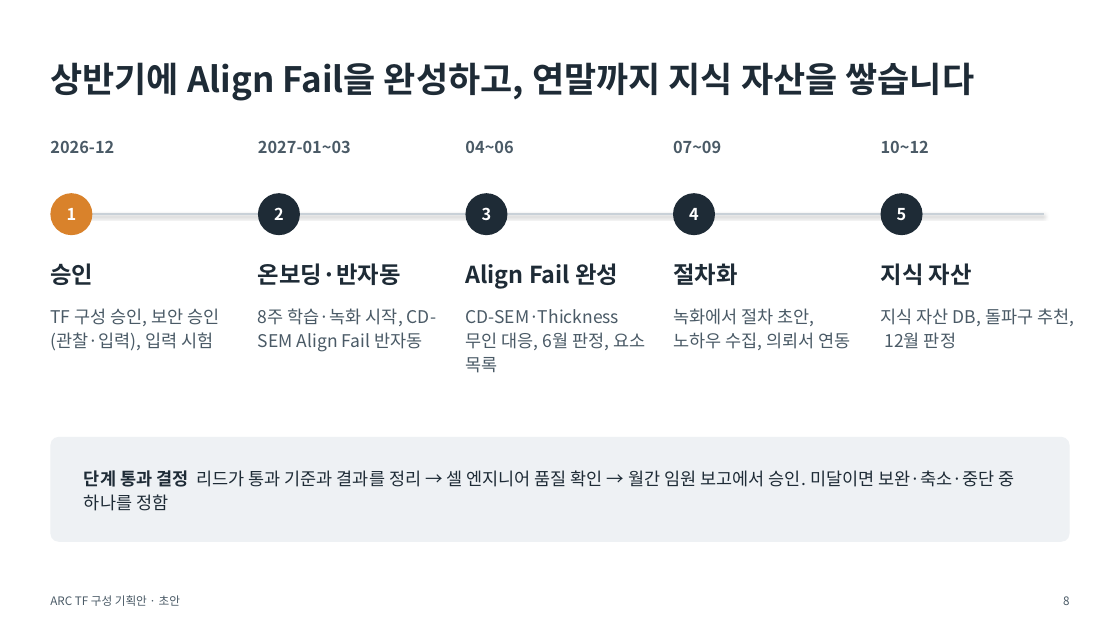
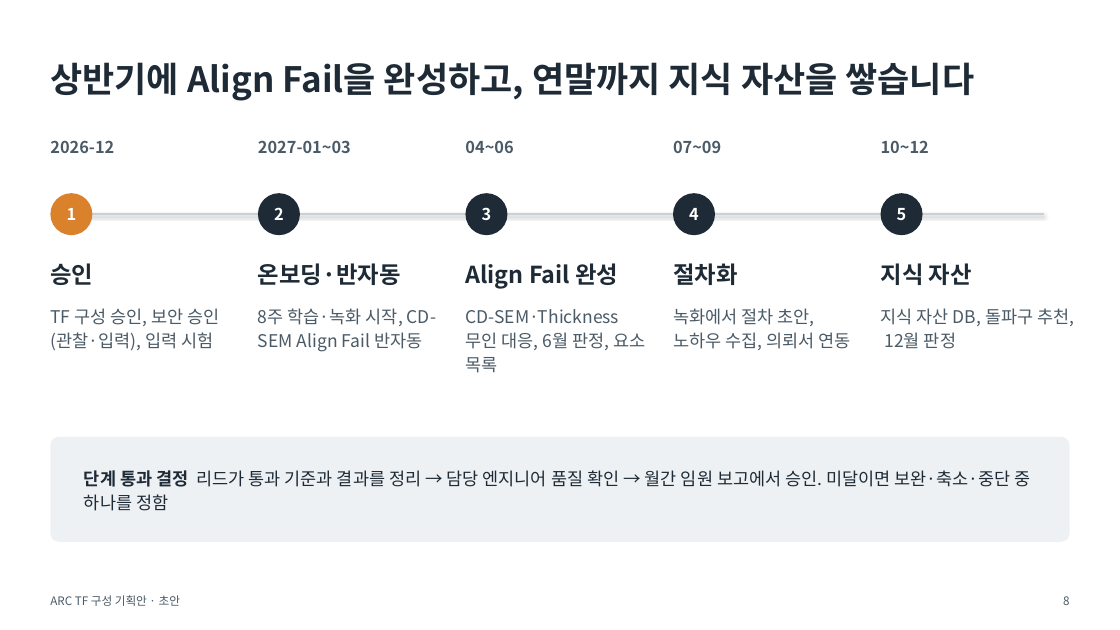
Before and after one commit to DarrenKoi/pm_notes, a slide deck: slide 8 of my-task/arc-tf/deliverables/arc-tf-proposal.pptx. Drawn at 1120x630 pixels with LibreOffice and Linux fonts; fonts in the diff are those of the drawing. Boxes give left, top, right and bottom in pixels: in the first picture for what was removed or moved away, otherwise in the second. Text is boxed around its words. In the diff, an @@ line names an element or a change of style, - is before the commit and + after.

```diff
--- a/my-task/arc-tf/deliverables/arc-tf-proposal.pptx
+++ b/my-task/arc-tf/deliverables/arc-tf-proposal.pptx
@@ text at [84, 470, 1031, 511]: text changed @@
-단계 통과 결정 리드가 통과 기준과 결과를 정리 → 셀 엔지니어 품질 확인 → 월간 임원 보고에서 승인. 미달이면 보완·축소·중단 중 하나를 정함
+단계 통과 결정 리드가 통과 기준과 결과를 정리 → 담당 엔지니어 품질 확인 → 월간 임원 보고에서 승인. 미달이면 보완·축소·중단 중 하나를 정함
```
Also in this commit, not shown: 6 other slides changed, 19 other files.
